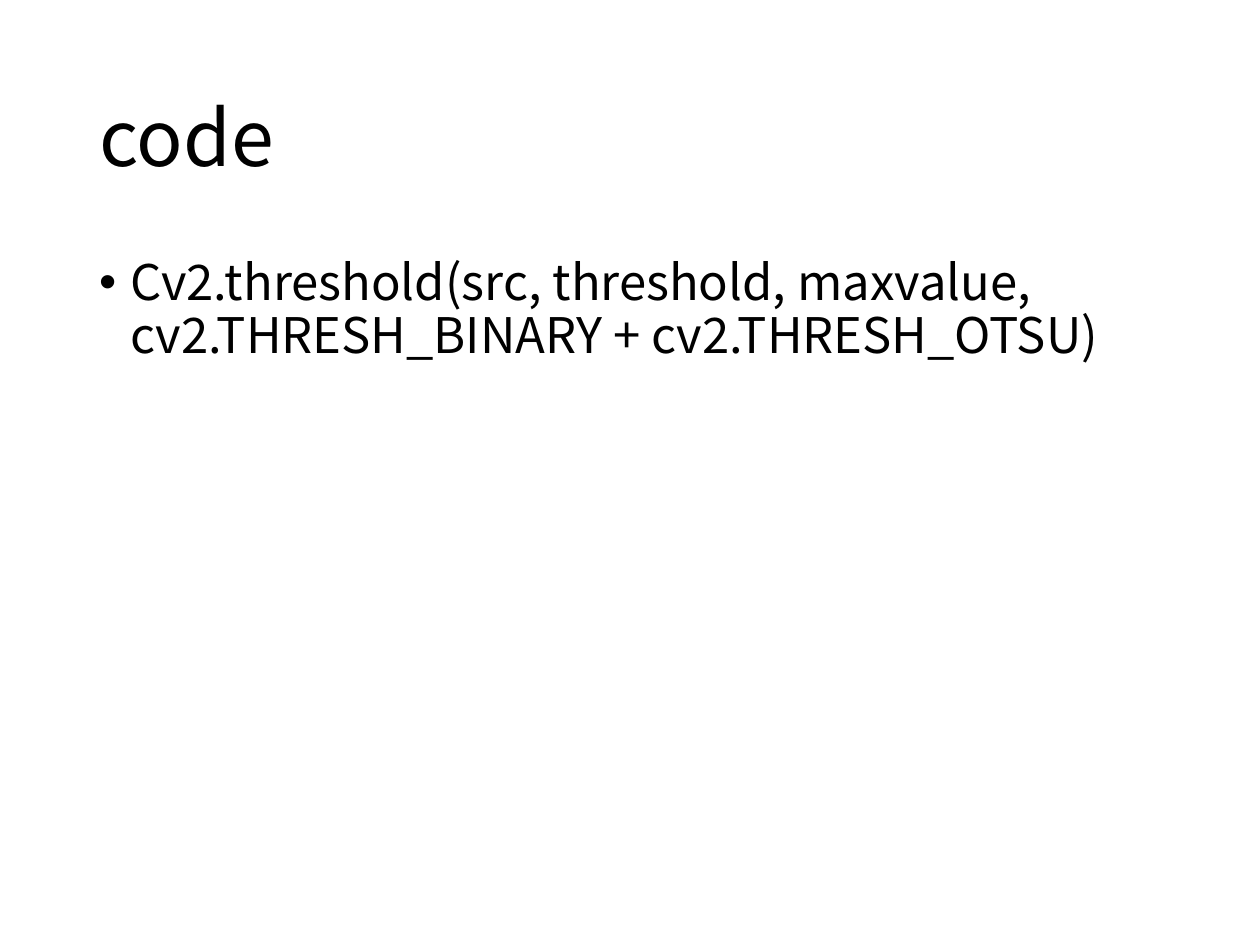
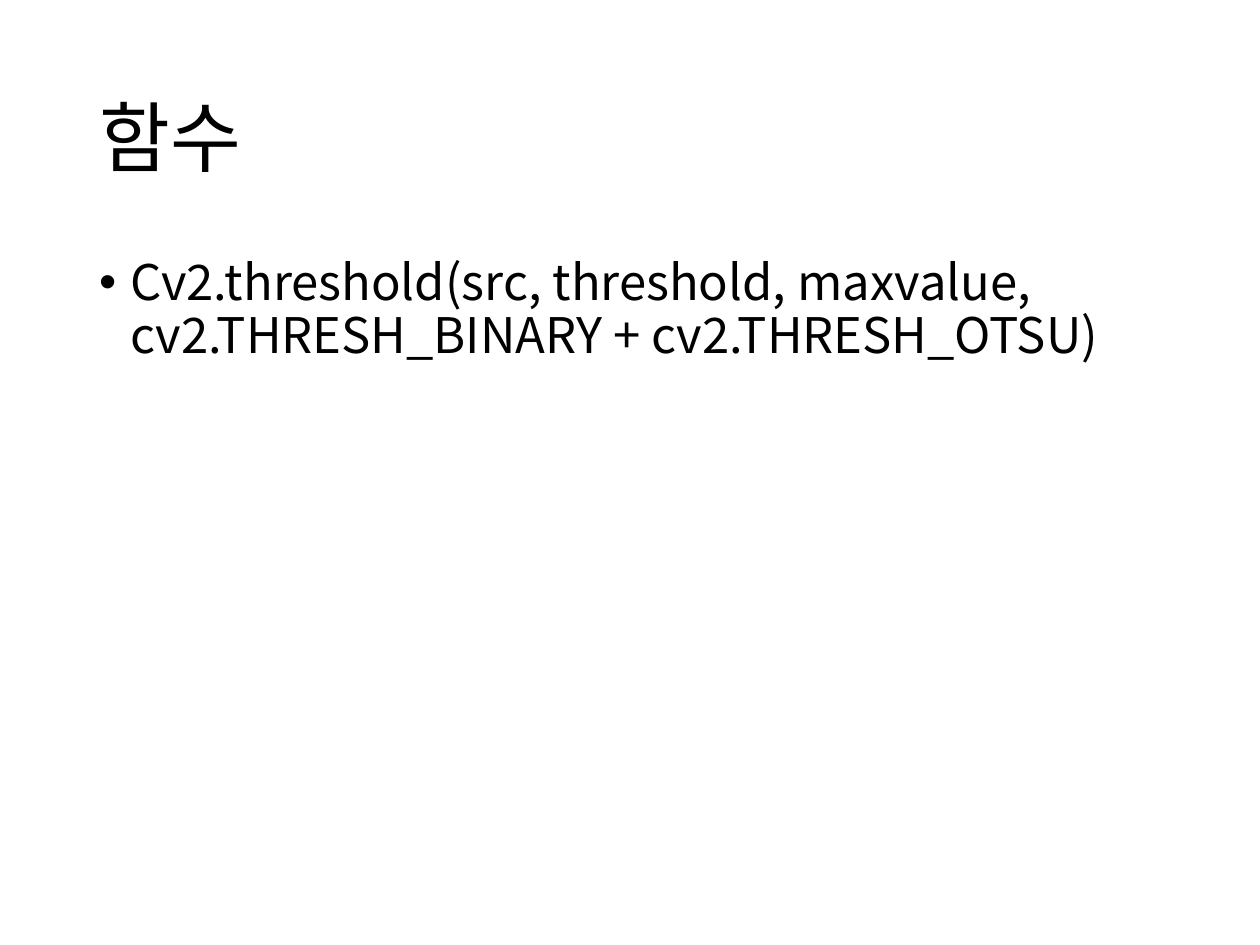
Before and after one commit to boy1089/MyProject, a slide deck: slide 18 of thresholding.pptx (slide 13 before the commit). Drawn at 1260x945 pixels with LibreOffice and Linux fonts; fonts in the diff are those of the drawing. Boxes give left, top, right and bottom in pixels: in the first picture for what was removed or moved away, otherwise in the second. Text is boxed around its words. In the diff, an @@ line names an element or a change of style, - is before the commit and + after.

```diff
--- a/thresholding.pptx
+++ b/thresholding.pptx
@@ title at bbox=[99, 101, 241, 172]: text changed @@
-code
+함수
```
Also in this commit, not shown: 7 other slides changed, 9 slides added, 2 slides removed.
